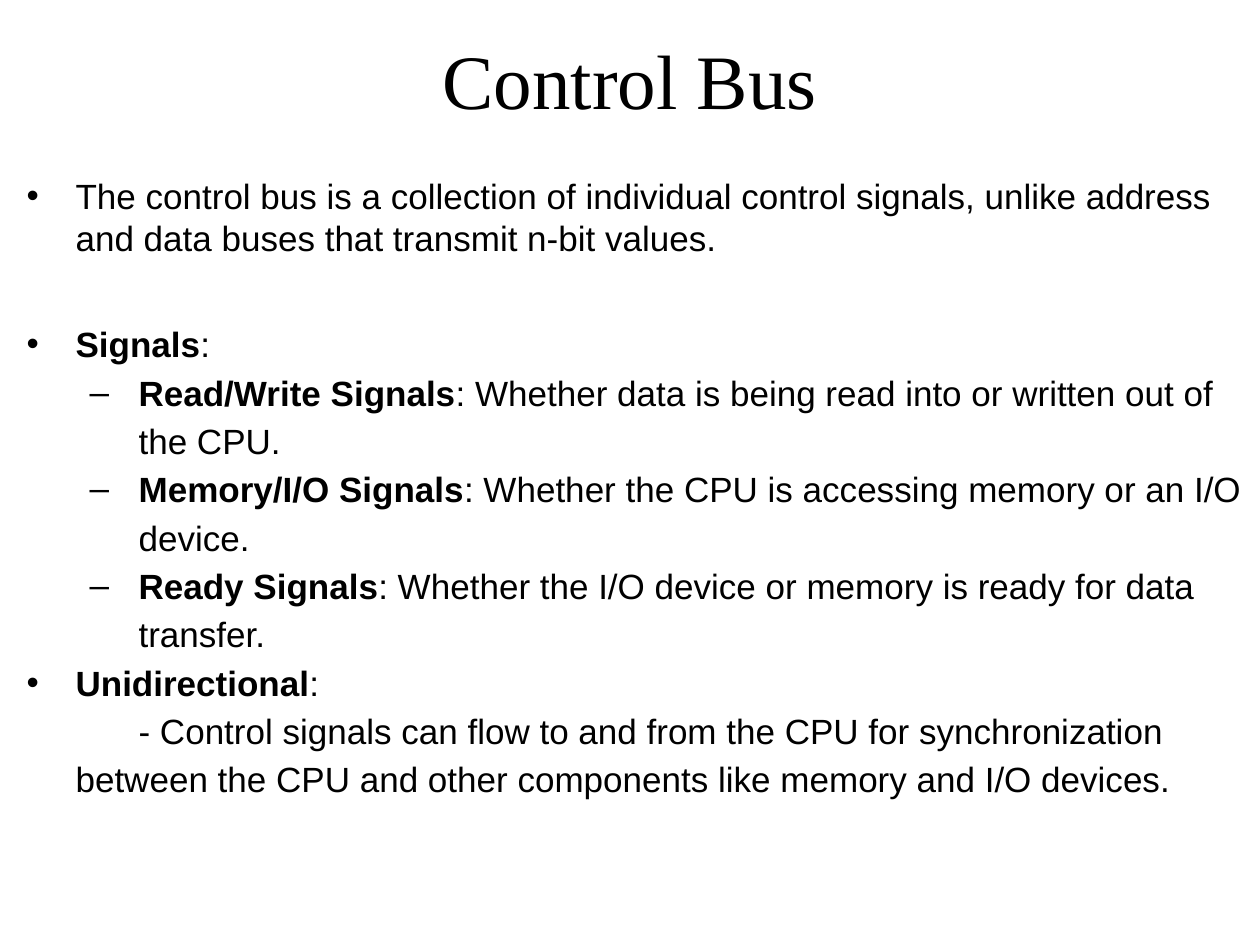
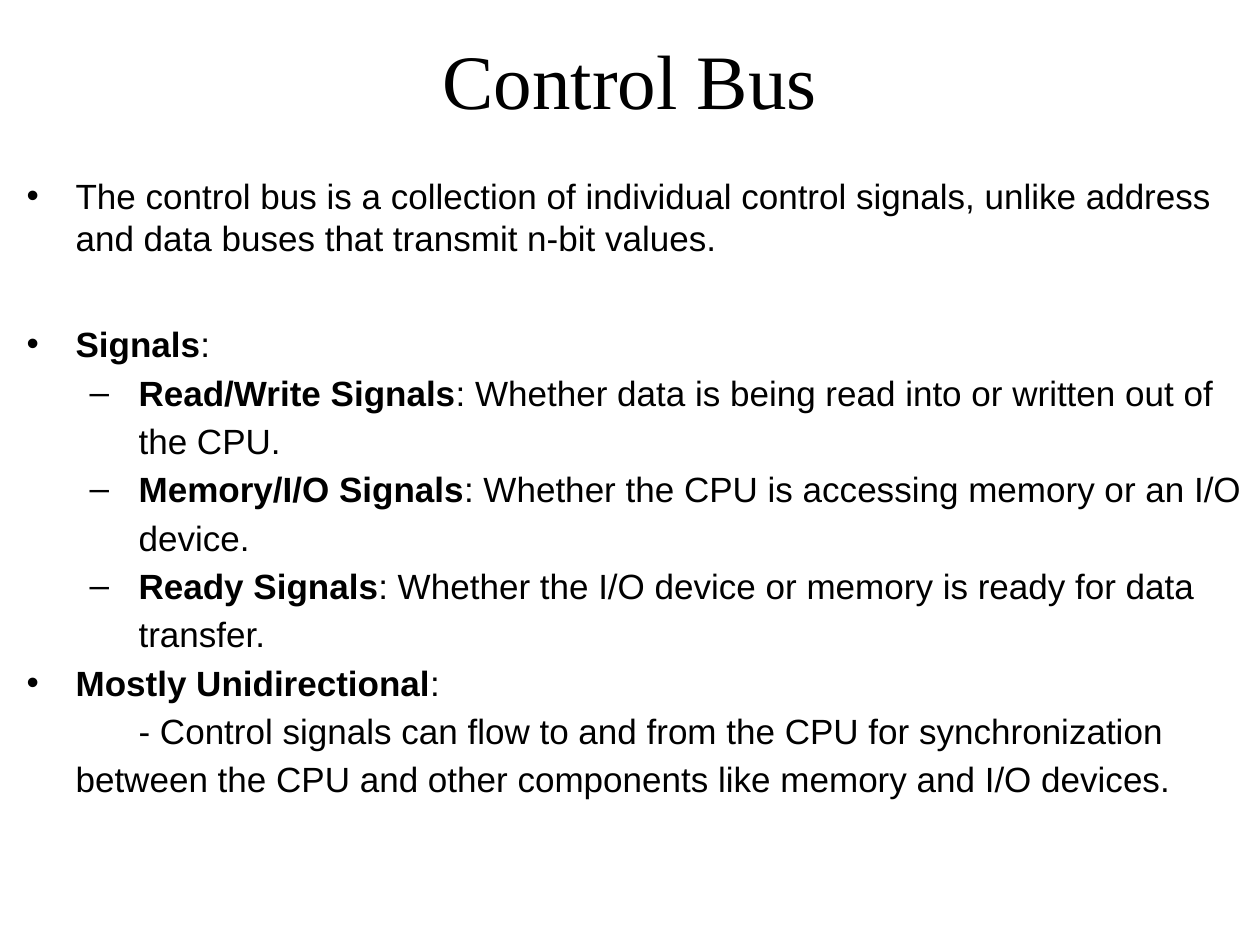
Before and after one commit to mebmrauf/CSE360-Computer-Interfacing, a slide deck: slide 14 of Lecture Slides/Chapter 1 - Computer Interfacing/CSE360_ComputerInterfacing.pptx. Drawn at 1260x945 pixels with LibreOffice and Linux fonts; fonts in the diff are those of the drawing. Boxes give left, top, right and bottom in pixels: in the first picture for what was removed or moved away, otherwise in the second. Text is boxed around its words. In the diff, an @@ line names an element or a change of style, - is before the commit and + after.

```diff
--- a/Lecture Slides/Chapter 1 - Computer Interfacing/CSE360_ComputerInterfacing.pptx
+++ b/Lecture Slides/Chapter 1 - Computer Interfacing/CSE360_ComputerInterfacing.pptx
@@ text at [76, 670, 1170, 799]: text changed @@
-• Unidirectional:
-  - Control signals can flow to and from the CPU for synchronization between the CPU and other components like memory and I/O devices.
+• Mostly Unidirectional:
+  - Control signals can flow to and from the CPU for synchronization between the CPU and other components like memory and I/O devices.
```
Also in this commit, not shown: 4 other files.
